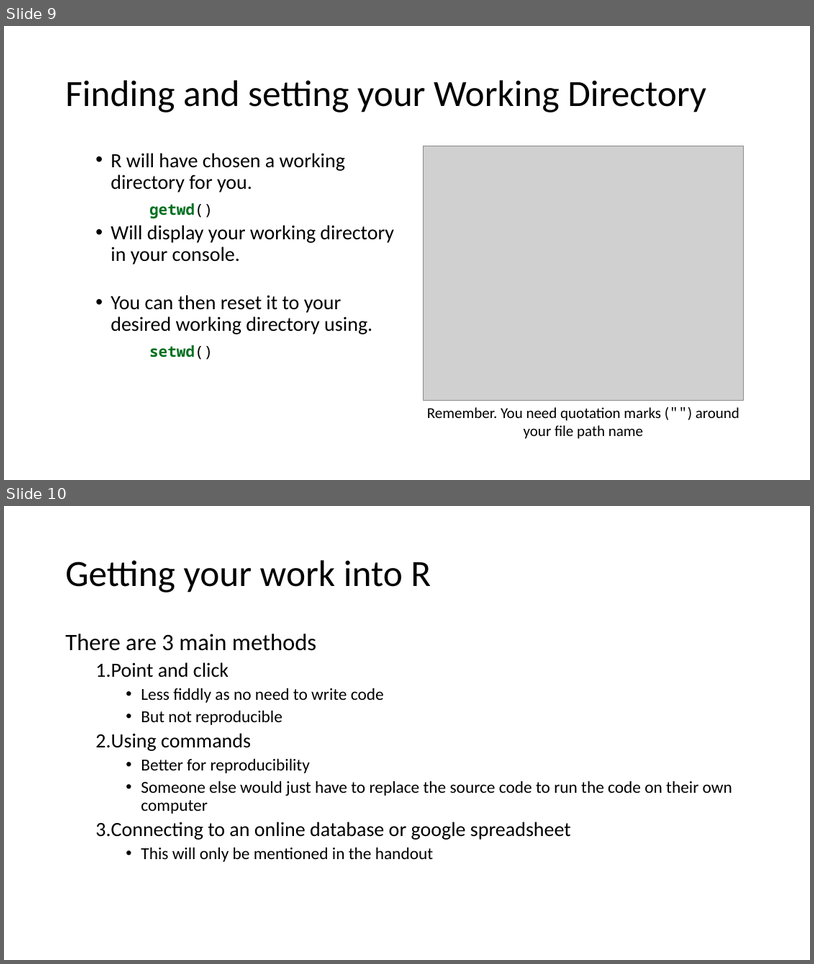
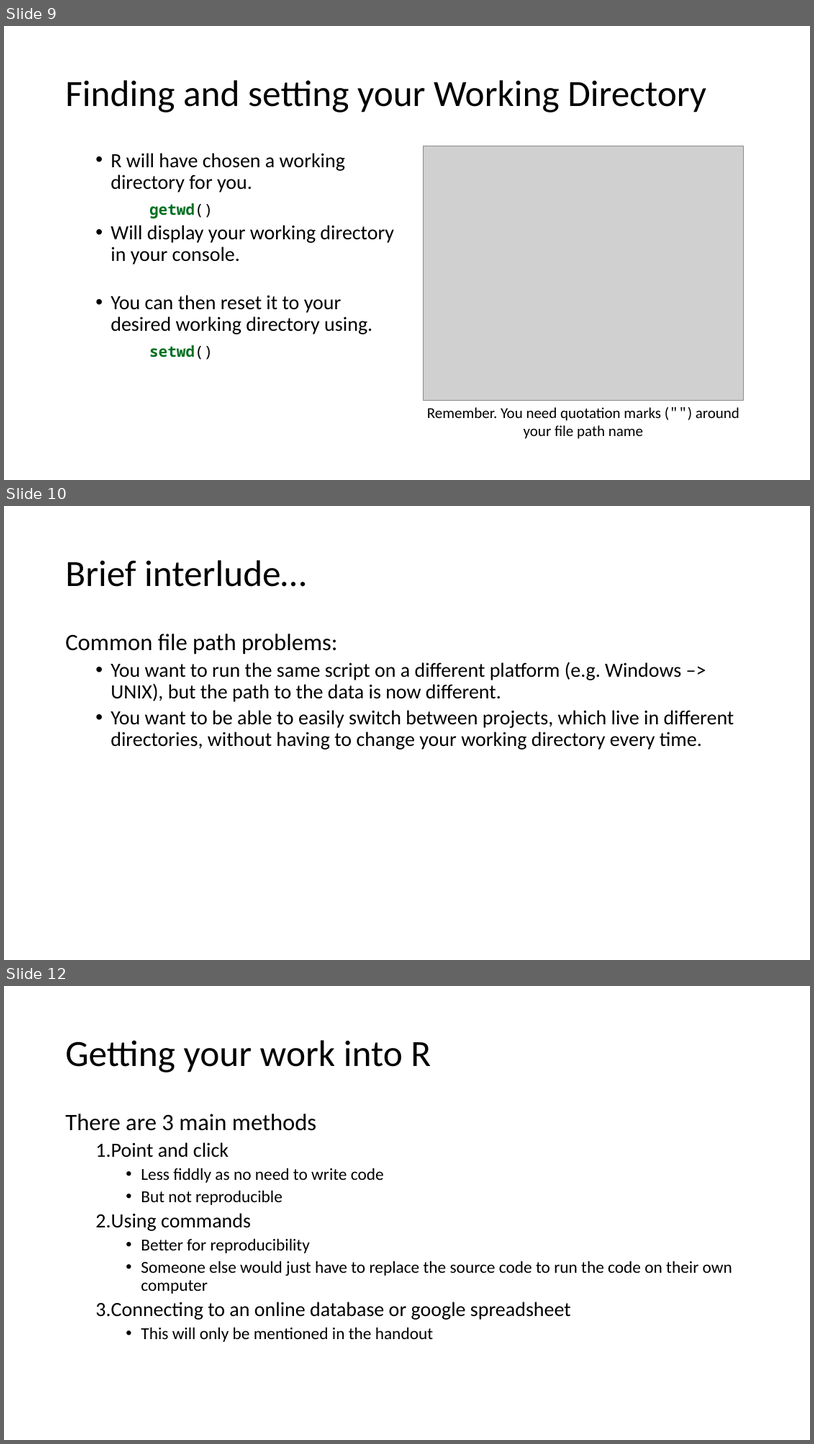
Before and after one commit to ClinicianCoders/ClinicianCoders, a slide deck: Workshops/Workshop3.pptx. Shown one above the other, each under a label of ours: slides 9 and 10 before the commit, slides 9, 10 and 12 after it; the slides between them are not shown. The pictures are 814x964 and 814x1444 pixels, drawn with LibreOffice and Linux fonts; fonts in the diff are those of the drawing; grey boxes stand for pictures. Boxes give left, top, right and bottom in pixels: in the first picture for what was removed or moved away, otherwise in the second. Text is boxed around its words. In the diff, an @@ line names an element or a change of style, - is before the commit and + after.

Commit message:
Add brief intro to concept of project-oriented workflows

```diff
--- a/Workshops/Workshop3.pptx
+++ b/Workshops/Workshop3.pptx
@@ slide 10 added at <box>4,506,810,960</box>, background #FFFFFF @@
@@ title added at <box>65,560,306,587</box>, 44 pt, text #000000 @@
+Brief interlude…
@@ text added at <box>65,633,735,749</box>, 24 pt, text #000000 @@
+Common file path problems:
+  • You want to run the same script on a different platform (e.g. Windows –> UNIX), but the path to the data is now different.
+  • You want to be able to easily switch between projects, which live in different directories, without having to change your working directory every time.
@@ what was slide 10 is now slide 12 @@
```
Also in this commit, not shown: 1 other slide added, 3 other files.
